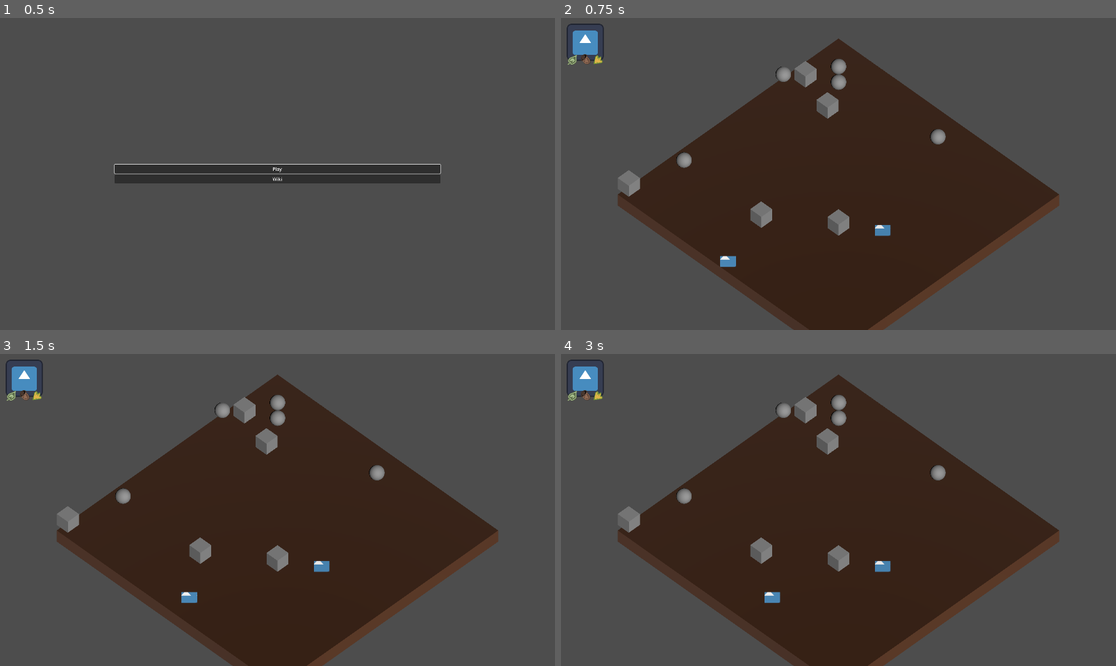
Above: before the commit, frames 1-4 (two rows, left to right).
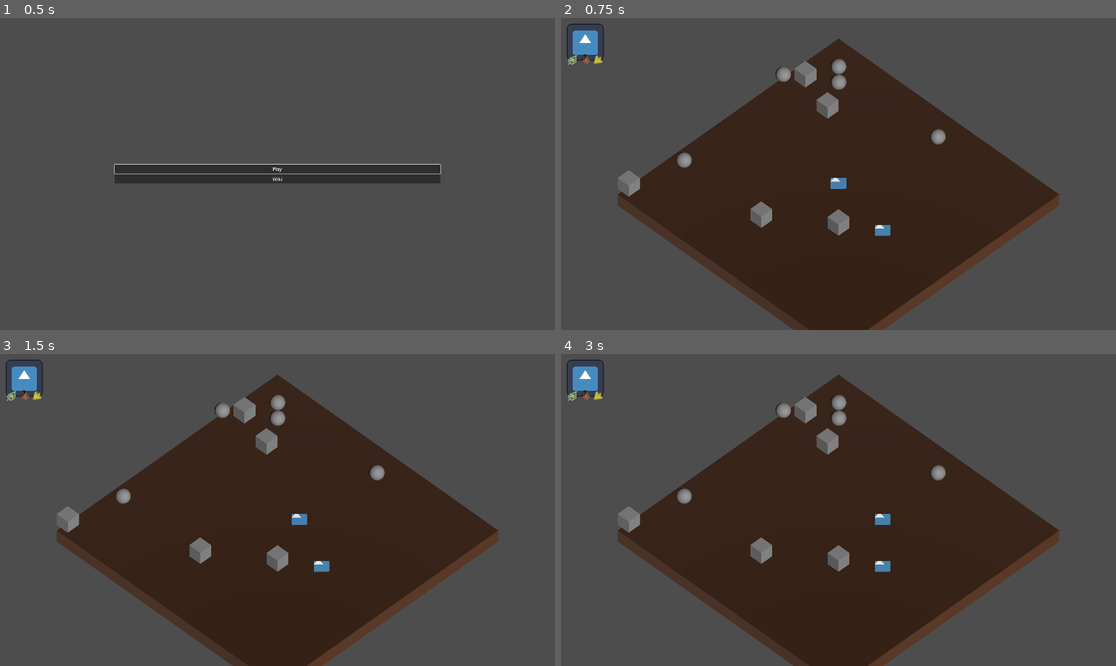
Above: after the commit, the same moments.

Repository: nialsiG/Carthage
Game: Godot game, scene res://Screens/StartScreen.tscn
The game is run twice, just before and just after one commit, with the same random seed, the same clock (stepped at 60 frames per second) and the same inputs. The engine's default icon, where the game draws it, is replaced by a stand-in: a white triangle on a blue panel in a dark square.
Inputs (mouse positions are in pixels of both pictures, inside the frame that each line leads up to):
- Up to frame 1 (0.5 s): no input
- Up to frame 2 (0.75 s): click "Play" at 0.5 s
- Up to frame 3 (1.5 s): tap Enter at 1.25 s; move the mouse to (399, 494) at 1.27 s; hold D (Right) from 1.28 s (still down); tap W (Top) at 1.35 s; click (399, 494) at 1.42 s
- Up to frame 4 (3 s): tap Space at 2 s; move the mouse to (727, 525) at 2.02 s; release D (Right) at 2.03 s; hold Down (Down) 2.03-2.78 s; tap W (Top) at 2.1, 2.85 s; click (727, 525) at 2.17 s; tap Enter at 2.75 s; move the mouse to (894, 441) at 2.77 s; hold D (Right) from 2.78 s (still down); click (894, 441) at 2.92 s

Frame 1 is identical in both runs. In frame 2, 0.2% of the frame differs, in the area x 28-52%, y 51-80%; in frame 3, 0.2%; in frame 4, 0.2%.

Commit message:
fix: change of position at new scene

Diff:
--- a/game_jam_carthage/Screens/game_screen.gd
+++ b/game_jam_carthage/Screens/game_screen.gd
@@ -21,25 +21,10 @@
 
 var arrived_from: enums.PositionOnMap = enums.PositionOnMap.RIGHT
 var current_position_on_map: enums.PositionOnMap
-
+var leader_start_position: Vector3
 
 func _ready():
-	_map = _mapGenerator.GenerateMap(self, _mapDimensions)
-
-	var leader_start_position: Vector3
-	match arrived_from:
-		enums.PositionOnMap.UP:
-			leader_start_position = Vector3(round(_mapDimensions[0]/2), 0, 0)
-		enums.PositionOnMap.DOWN:
-			leader_start_position = Vector3(-round(_mapDimensions[0]/2) + 1, 0, 0)
-		enums.PositionOnMap.LEFT:
-			leader_start_position = Vector3(0, 0, -round(_mapDimensions[1]/2) + 1)
-		enums.PositionOnMap.RIGHT:
-			leader_start_position = Vector3(0, 0, round(_mapDimensions[1]/2))
-	add_child(_map)
-
-	for pickable in _map.GetPickables():
-		pickable.picked_consumable.connect(OnPickedConsumable)
+	makeNewMap()
 
 	for element in elements.get_children():
 		if (element is Monkey):
@@ -55,7 +40,7 @@
 	if (leader == null):
 		leader = monkeys[0]
 		leader.SetLeader()
-		leader.position = leader_start_position
+		_set_leader_position()
 
 func _process(delta):
 	CheckLeaderMove()
@@ -136,8 +121,9 @@
 				pass
 			else:
 				arrived_from = border_detection
-				print("next scene")
-				# TODO: next scene instantiation here
+				_set_leader_position()
+				_map.queue_free()
+				makeNewMap()
 		turn += 1
 		$Night._on_new_turn(turn)
 
@@ -153,7 +139,25 @@
 	else:
 		return enums.PositionOnMap.MIDDLE
 
+func makeNewMap():
+	_map = _mapGenerator.GenerateMap(self, _mapDimensions)
+	add_child(_map)
 
+	for pickable in _map.GetPickables():
+		pickable.picked_consumable.connect(OnPickedConsumable)
+
+func _set_leader_position():
+	match arrived_from:
+		enums.PositionOnMap.UP:
+			leader.position =  Vector3(-round(_mapDimensions[0]/2) + 1, 0, 0)
+		enums.PositionOnMap.DOWN:
+			leader.position = Vector3(round(_mapDimensions[0]/2), 0, 0)
+		enums.PositionOnMap.LEFT:
+			leader.position = Vector3(0, 0, round(_mapDimensions[1]/2))
+		enums.PositionOnMap.RIGHT:
+			leader.position = Vector3(0, 0, round(_mapDimensions[1]/2))
+		_:
+			leader.position = Vector3(0, 0, 0)
 
 func ConvertPositionToTile(tilePosition : Vector3) -> Vector2:
 	var x = 0
